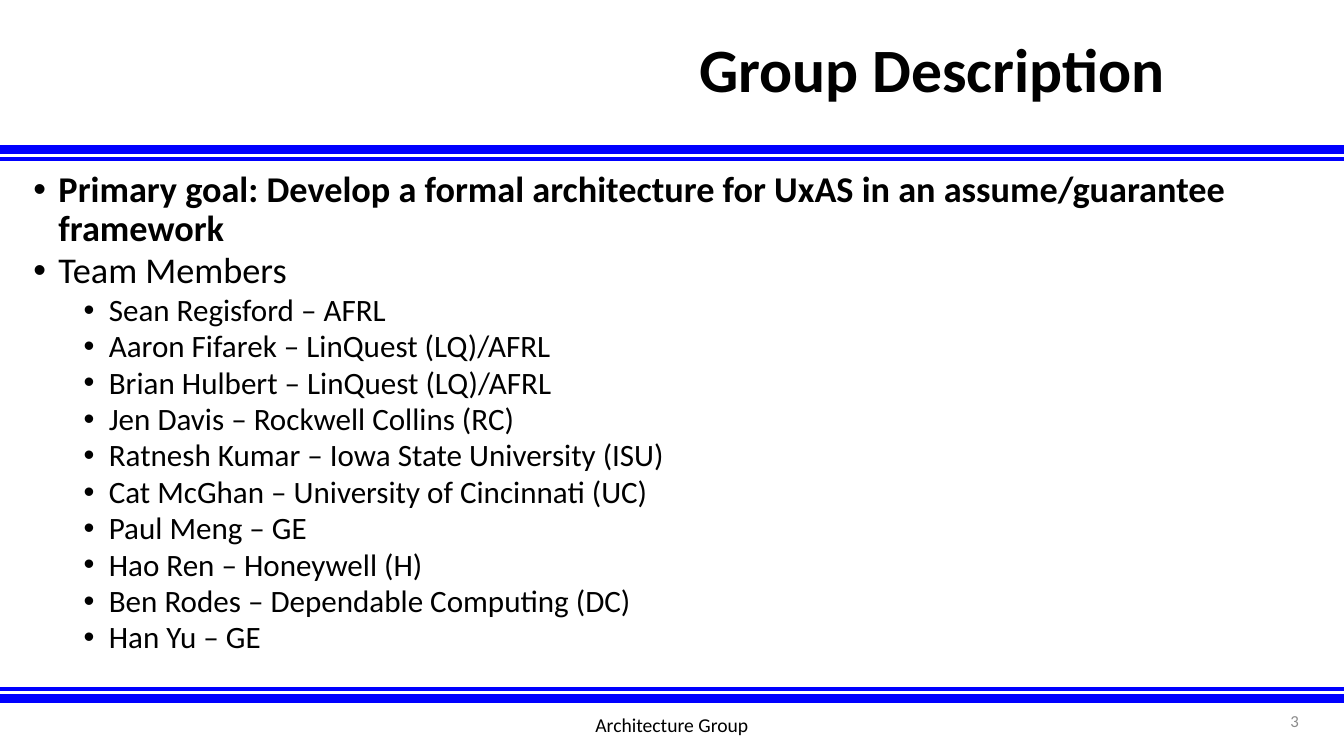
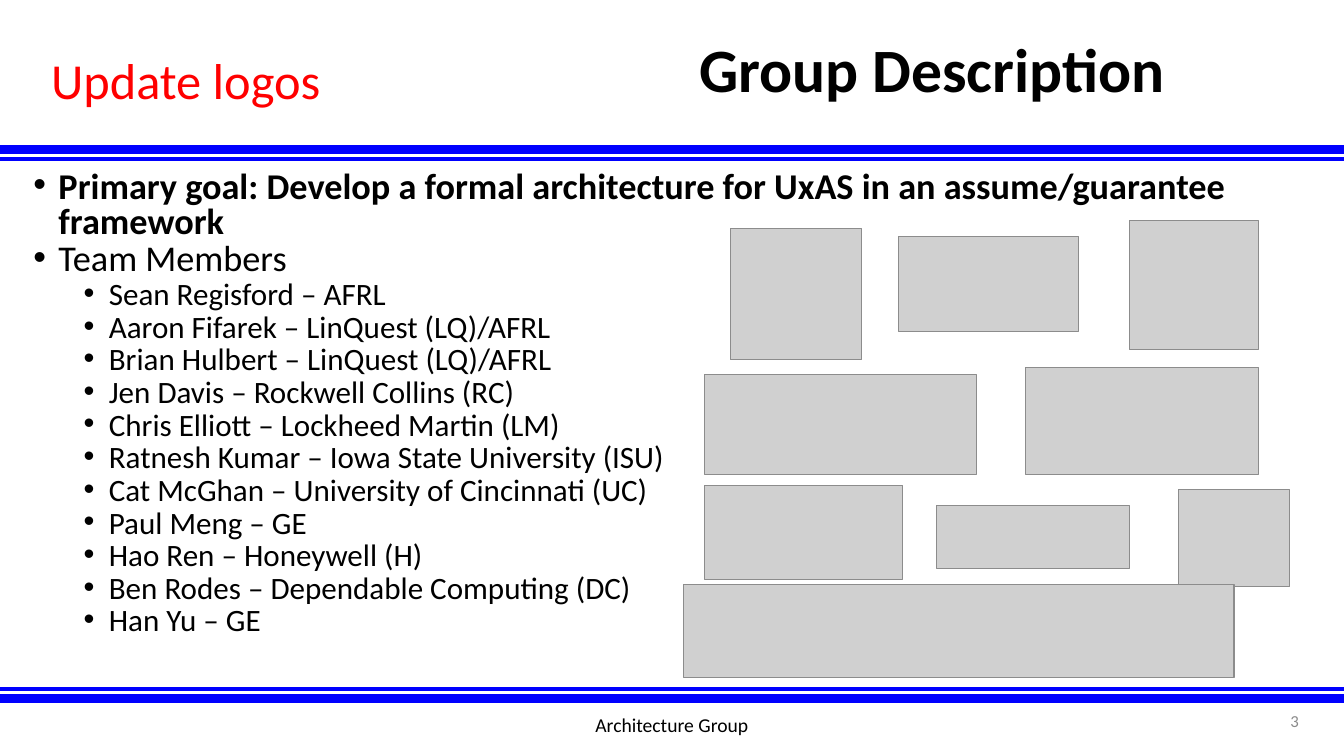
Before and after one commit to afrl-rq/OpenUxAS-SoI, a slide deck: slide 3 of presentations/S5_SoI_Architecture_Group.pptx. Drawn at 1344x756 pixels with LibreOffice and Linux fonts; fonts in the diff are those of the drawing; grey boxes stand for pictures; background and template pictures are left out. Boxes give left, top, right and bottom in pixels: in the first picture for what was removed or moved away, otherwise in the second. Text is boxed around its words. In the diff, an @@ line names an element or a change of style, - is before the commit and + after.

```diff
--- a/presentations/S5_SoI_Architecture_Group.pptx
+++ b/presentations/S5_SoI_Architecture_Group.pptx
@@ text added at <box>51,64,321,108</box>, 36 pt, text #FF0000 @@
+Update logos
@@ text at <box>58,173,1225,632</box>: line spacing 0.9 to 0.8 @@
@@ picture added at <box>730,228,862,359</box> @@
@@ picture added at <box>899,237,1080,332</box> @@
@@ picture added at <box>1129,221,1258,350</box> @@
@@ picture added at <box>705,375,977,475</box> @@
@@ picture added at <box>1025,367,1258,474</box> @@
@@ text at <box>109,413,559,440</box>: paragraph added @@
+  • Chris Elliott – Lockheed Martin (LM)
@@ picture added at <box>705,485,903,579</box> @@
@@ picture added at <box>937,506,1129,569</box> @@
@@ picture added at <box>1179,490,1291,588</box> @@
@@ picture added at <box>684,585,1234,678</box> @@
```
Also in this commit, not shown: 8 other slides changed, 18 slides added.
